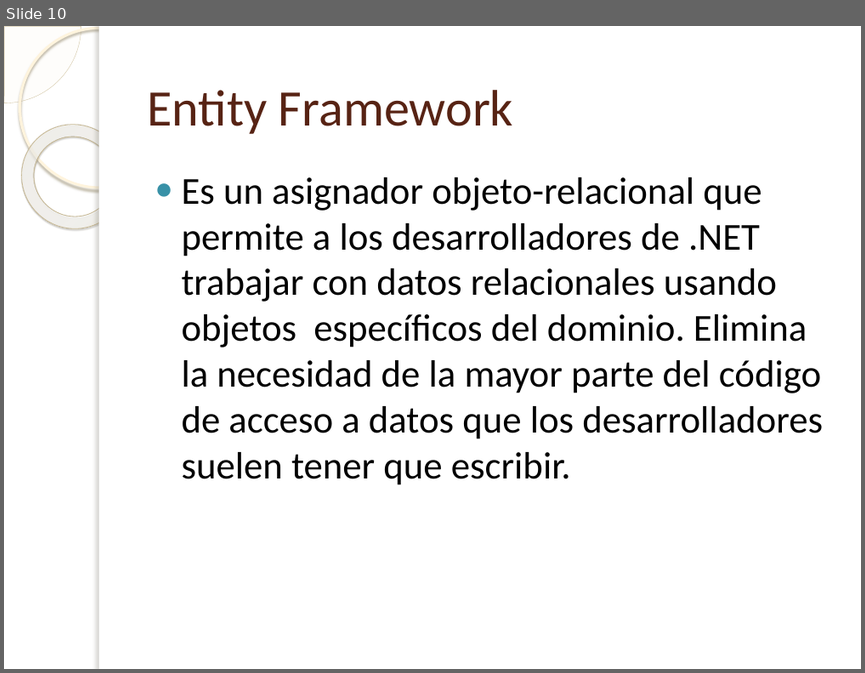
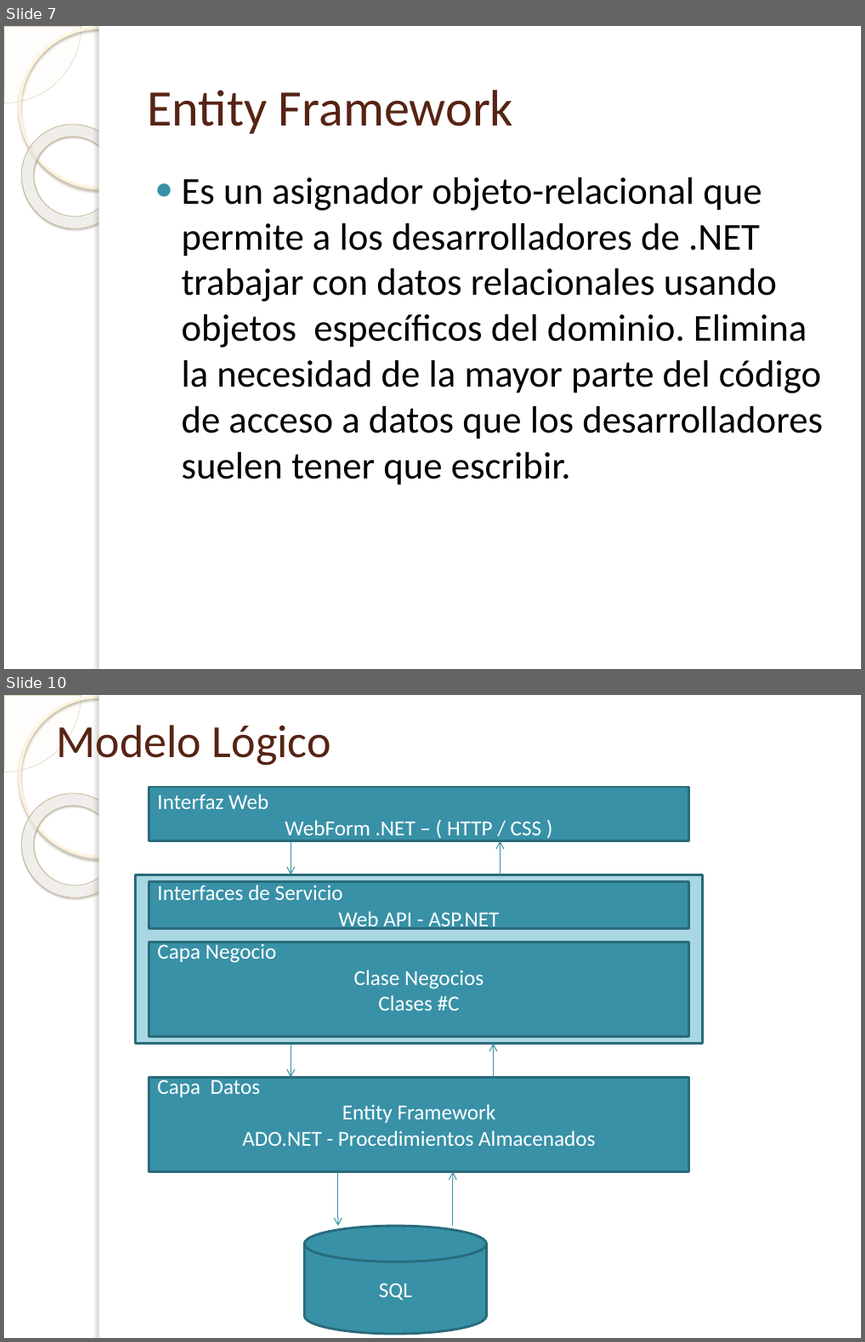
Before and after one commit to tonporaqui/DocProyecto, a slide deck: Proyecto SIAF.pptx. Shown one above the other, each under a label of ours: slide 10 before the commit, slides 7 and 10 after it; the slides between them are not shown. The pictures are 865x673 and 865x1342 pixels, drawn with LibreOffice and Linux fonts; fonts in the diff are those of the drawing; background and template pictures are left out. Boxes give left, top, right and bottom in pixels: in the first picture for what was removed or moved away, otherwise in the second. Text is boxed around its words. In the diff, an @@ line names an element or a change of style, - is before the commit and + after.

```diff
--- a/Proyecto SIAF.pptx
+++ b/Proyecto SIAF.pptx
@@ slide 10 added at box(4, 695, 861, 1338), background picture (left out); not listed: 5 template elements that a slide beside it also shows @@
@@ title added at box(56, 720, 331, 766), 38.7 pt, text #572314 @@
+Modelo Lógico
@@ rectangle added at box(148, 787, 688, 840), fill #3891A7, outline #296B7C 2 pt, 18 pt, text #FFFFFF @@
+Interfaz Web
+WebForm .NET – ( HTTP / CSS )
@@ arrow added from (291, 840) to (291, 875), #3891A7 0.75 pt @@
@@ arrow added from (500, 875) to (500, 840), #3891A7 0.75 pt @@
@@ rectangle added at box(136, 875, 703, 1043), fill #A9D7E2, outline #296B7C 2 pt @@
@@ rectangle added at box(148, 882, 688, 929), fill #3891A7, outline #296B7C 2 pt, 18 pt, text #FFFFFF @@
+Interfaces de Servicio
+Web API - ASP.NET
@@ rectangle added at box(148, 941, 688, 1036), fill #3891A7, outline #296B7C 2 pt, 18 pt, text #FFFFFF @@
+Capa Negocio
+Clase Negocios
+Clases #C
@@ arrow added from (291, 1043) to (291, 1077), #3891A7 0.75 pt @@
@@ arrow added from (494, 1077) to (494, 1043), #3891A7 0.75 pt @@
@@ rectangle added at box(148, 1077, 688, 1171), fill #3891A7, outline #296B7C 2 pt, 18 pt, text #FFFFFF @@
+Capa Datos
+Entity Framework
+ADO.NET - Procedimientos Almacenados
@@ arrow added from (338, 1171) to (338, 1225), #3891A7 0.75 pt @@
@@ arrow added from (453, 1225) to (453, 1171), #3891A7 0.75 pt @@
@@ cylinder added at box(304, 1225, 487, 1333), fill #3891A7, outline #296B7C 2 pt, 18 pt, text #FFFFFF @@
+SQL
@@ what was slide 10 is now slide 7 @@
```
Also in this commit, not shown: 3 slides changed, 2 other slides added, 6 slides removed.
